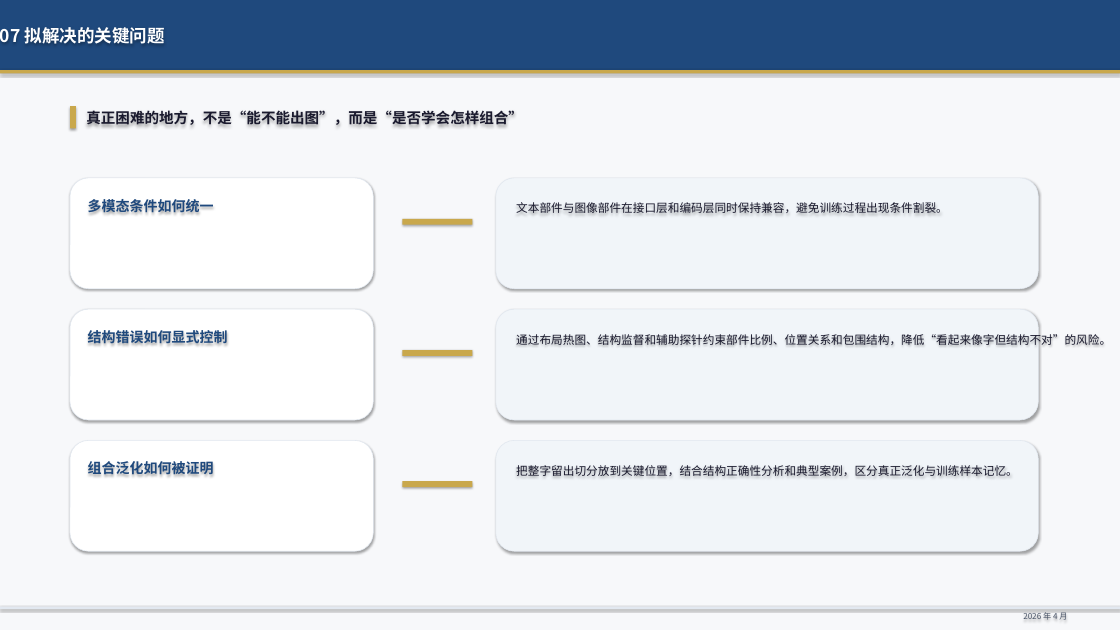
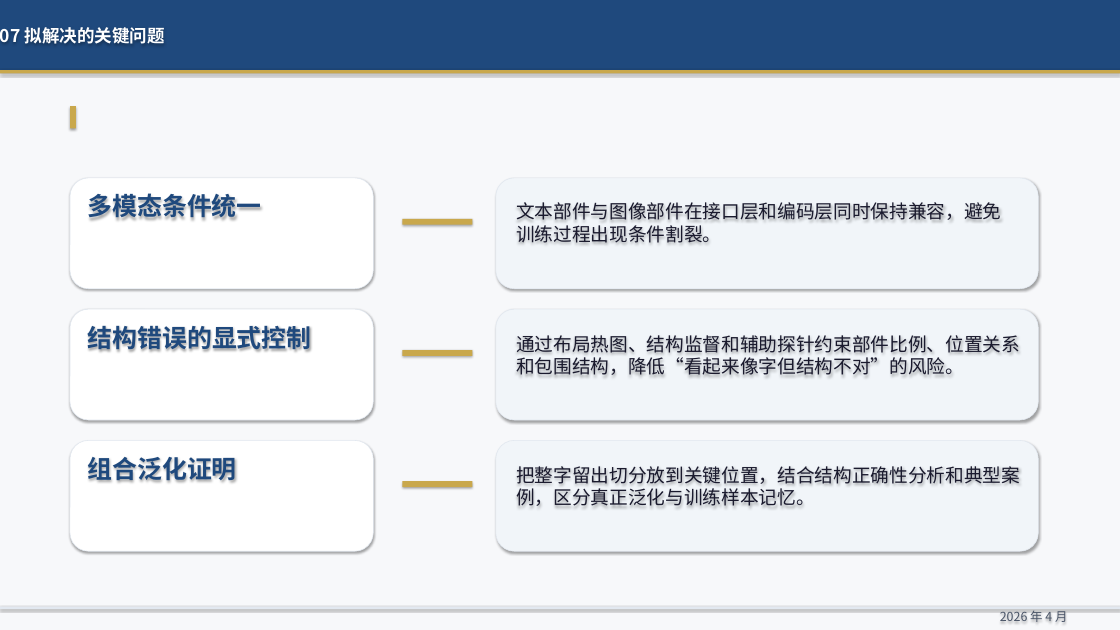
Before and after one commit to genanalucy/glyphcomposer, a slide deck: slide 9 of docs/thesis/ppt/proposal-defense-classic-clean.pptx. Drawn at 1120x630 pixels with LibreOffice and Linux fonts; fonts in the diff are those of the drawing. Boxes give left, top, right and bottom in pixels: in the first picture for what was removed or moved away, otherwise in the second. Text is boxed around its words. In the diff, an @@ line names an element or a change of style, - is before the commit and + after.

```diff
--- a/docs/thesis/ppt/proposal-defense-classic-clean.pptx
+++ b/docs/thesis/ppt/proposal-defense-classic-clean.pptx
@@ text removed at bbox=[86, 110, 523, 125] @@
-真正困难的地方，不是“能不能出图”，而是“是否学会怎样组合”
@@ text at bbox=[88, 190, 262, 222]: text changed; size 18 to 32 pt @@
-多模态条件如何统一
+多模态条件统一
@@ text at bbox=[516, 202, 1001, 243]: text changed; size 15 to 24 pt @@
-文本部件与图像部件在接口层和编码层同时保持兼容，避免训练过程出现条件割裂。
+文本部件与图像部件在接口层和编码层同时保持兼容，避免
+训练过程出现条件割裂。
@@ text at bbox=[88, 321, 312, 353]: text changed; size 18 to 32 pt @@
-结构错误如何显式控制
+结构错误的显式控制
@@ text at bbox=[516, 335, 1020, 375]: text changed; size 15 to 24 pt @@
-通过布局热图、结构监督和辅助探针约束部件比例、位置关系和包围结构，降低“看起来像字但结构不对”的风险。
+通过布局热图、结构监督和辅助探针约束部件比例、位置关系
+和包围结构，降低“看起来像字但结构不对”的风险。
@@ text at bbox=[88, 452, 237, 484]: text changed; size 18 to 32 pt @@
-组合泛化如何被证明
+组合泛化证明
@@ text at bbox=[516, 466, 1020, 506]: text changed; size 15 to 24 pt @@
-把整字留出切分放到关键位置，结合结构正确性分析和典型案例，区分真正泛化与训练样本记忆。
+把整字留出切分放到关键位置，结合结构正确性分析和典型案
+例，区分真正泛化与训练样本记忆。
@@ text "2026 年 4 月" at bbox=[1000, 610, 1067, 625]: size 10.5 to 16 pt @@
```
Also in this commit, not shown: 9 other slides changed.
